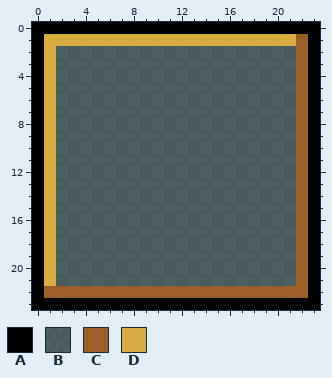
Edited in one commit: pixel-art file (packages/client/src/assets/icons/keyword-burn.aseprite). The picture above is the old version.
24x24 pixels, 1 frame.
Visible layers, top first: "base", "Layer 2", "Layer 1".
Palette (. is transparent): A #000000  B #1b242d9b  C #985e25  D #d7ad42
Pixels before, first column x 0:
 0 AAAAAAAAAAAAAAAAAAAAAAAA
 1 ADDDDDDDDDDDDDDDDDDDDDCA
 2 ADBBBBBBBBBBBBBBBBBBBBCA
 3 ADBBBBBBBBBBBBBBBBBBBBCA
 4 ADBBBBBBBBBBBBBBBBBBBBCA
 5 ADBBBBBBBBBBBBBBBBBBBBCA
 6 ADBBBBBBBBBBBBBBBBBBBBCA
 7 ADBBBBBBBBBBBBBBBBBBBBCA
 8 ADBBBBBBBBBBBBBBBBBBBBCA
 9 ADBBBBBBBBBBBBBBBBBBBBCA
10 ADBBBBBBBBBBBBBBBBBBBBCA
11 ADBBBBBBBBBBBBBBBBBBBBCA
12 ADBBBBBBBBBBBBBBBBBBBBCA
13 ADBBBBBBBBBBBBBBBBBBBBCA
14 ADBBBBBBBBBBBBBBBBBBBBCA
15 ADBBBBBBBBBBBBBBBBBBBBCA
16 ADBBBBBBBBBBBBBBBBBBBBCA
17 ADBBBBBBBBBBBBBBBBBBBBCA
18 ADBBBBBBBBBBBBBBBBBBBBCA
19 ADBBBBBBBBBBBBBBBBBBBBCA
20 ADBBBBBBBBBBBBBBBBBBBBCA
21 ADBBBBBBBBBBBBBBBBBBBBCA
22 ACCCCCCCCCCCCCCCCCCCCCCA
23 AAAAAAAAAAAAAAAAAAAAAAAA
Once edited:
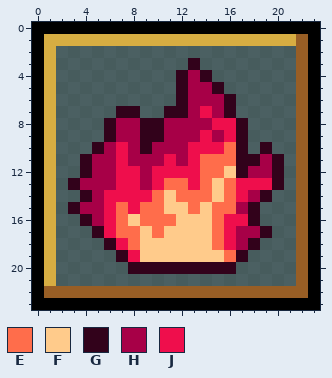
Colours new in this view: E #ff6d4b  F #ffcb8b  G #32021b  H #a70047  J #ef0e4c
From old to new:
Changed rows in their new state; - is an unchanged pixel.
Layer "Layer 2":
first column x 3:
 3 ----------G-------
 4 ---------GHG------
 5 ---------GHHG-----
 6 ---------GHHHG----
 7 ----GG--GGHJHG----
 8 ---GHHGGHHHHJJG---
 9 ---GHHGGHHHJHJG---
10 --GHJHGHHHJJJEG-G-
11 -GHHJHHHJHJEEEGGHG
12 -GHHJJHJJJJEEFGHHG
13 GHHHJJHJEEJEFEJJJG
14 -GHJJJJEFEEEFEJHG-
15 GHHJEJEEFFEFEEHG--
16 -GHJEFEEEFFFEJJG--
17 --GJEEFEFFFFEJHHG-
18 ---GJEFFFFFFEJHG--
19 ----GJFFFFFFFEG---
20 -----GGGGGGGGG----
